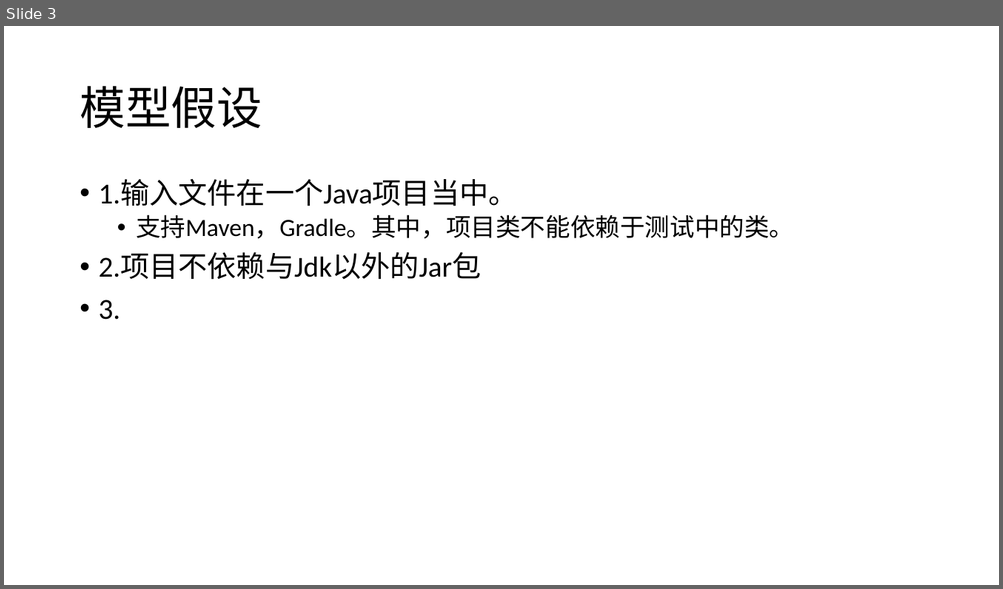
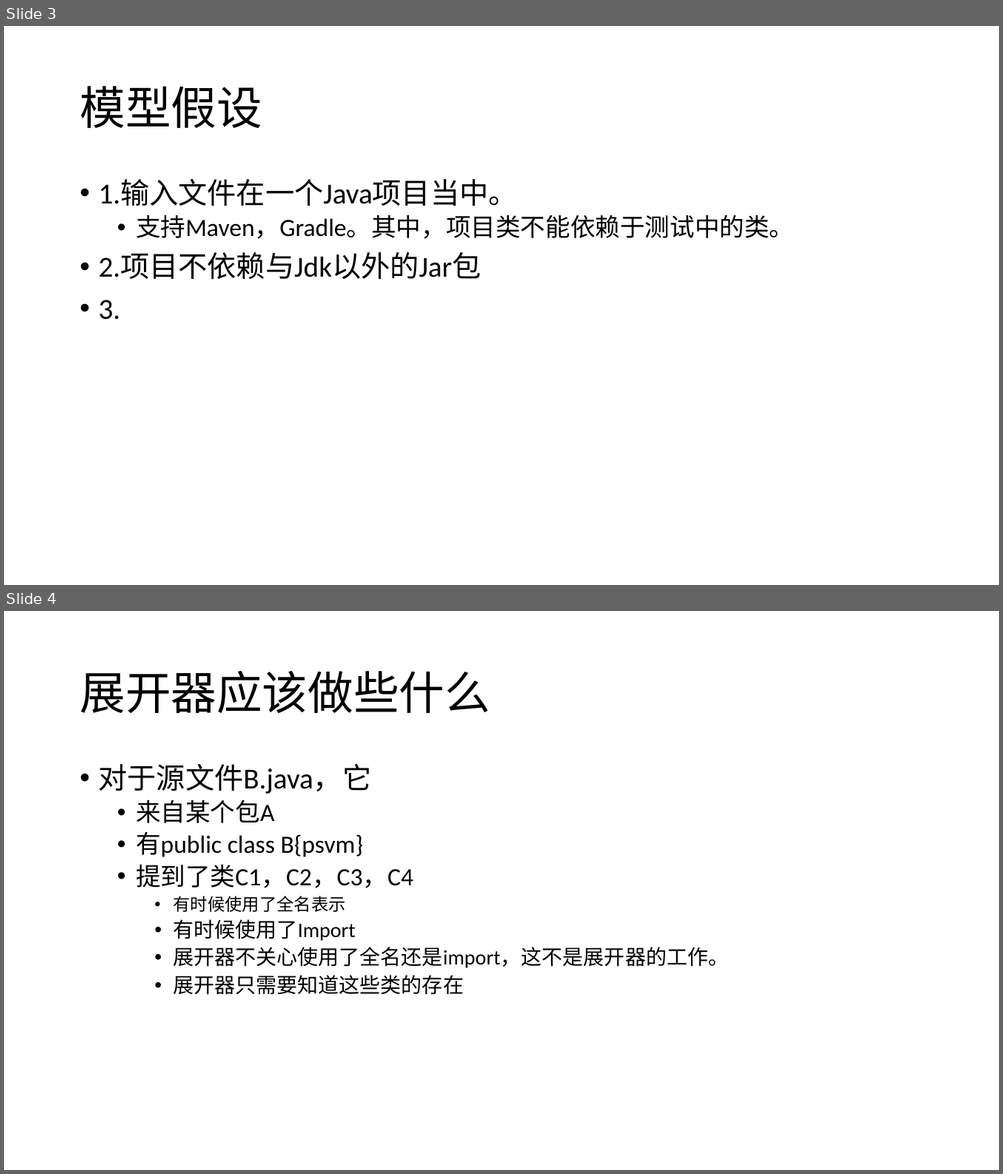
Before and after one commit to 2catycm/OneJava, a slide deck: doc/develop/自动交OJ插件模型.pptx. Shown one above the other, each under a label of ours: slide 3 before the commit, slides 3 and 4 after it. The pictures are 1003x589 and 1003x1174 pixels, drawn with LibreOffice and Linux fonts; fonts in the diff are those of the drawing. Boxes give left, top, right and bottom in pixels: in the first picture for what was removed or moved away, otherwise in the second. Text is boxed around its words. In the diff, an @@ line names an element or a change of style, - is before the commit and + after.

```diff
--- a/doc/develop/自动交OJ插件模型.pptx
+++ b/doc/develop/自动交OJ插件模型.pptx
@@ slide 4 added at (4, 611, 999, 1170), background #FFFFFF @@
@@ title added at (79, 671, 489, 713), 44 pt, text #000000 @@
+展开器应该做些什么
@@ text added at (99, 764, 728, 995), 20 pt, text #000000 @@
+• 对于源文件B.java，它
+  • 来自某个包A
+  • 有public class B{psvm}
+  • 提到了类C1，C2，C3，C4
+    • 有时候使用了全名表示
+    • 有时候使用了Import
+    • 展开器不关心使用了全名还是import，这不是展开器的工作。
+    • 展开器只需要知道这些类的存在
```
Also in this commit, not shown: 5 other files.
